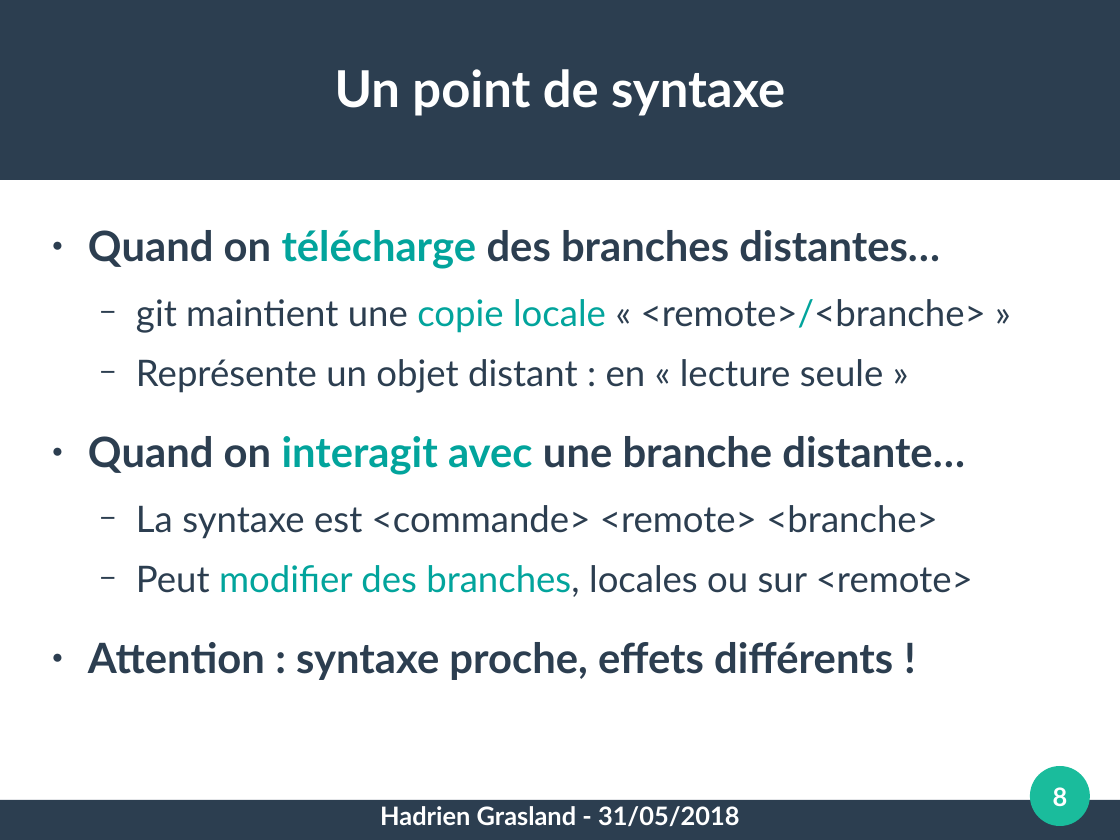
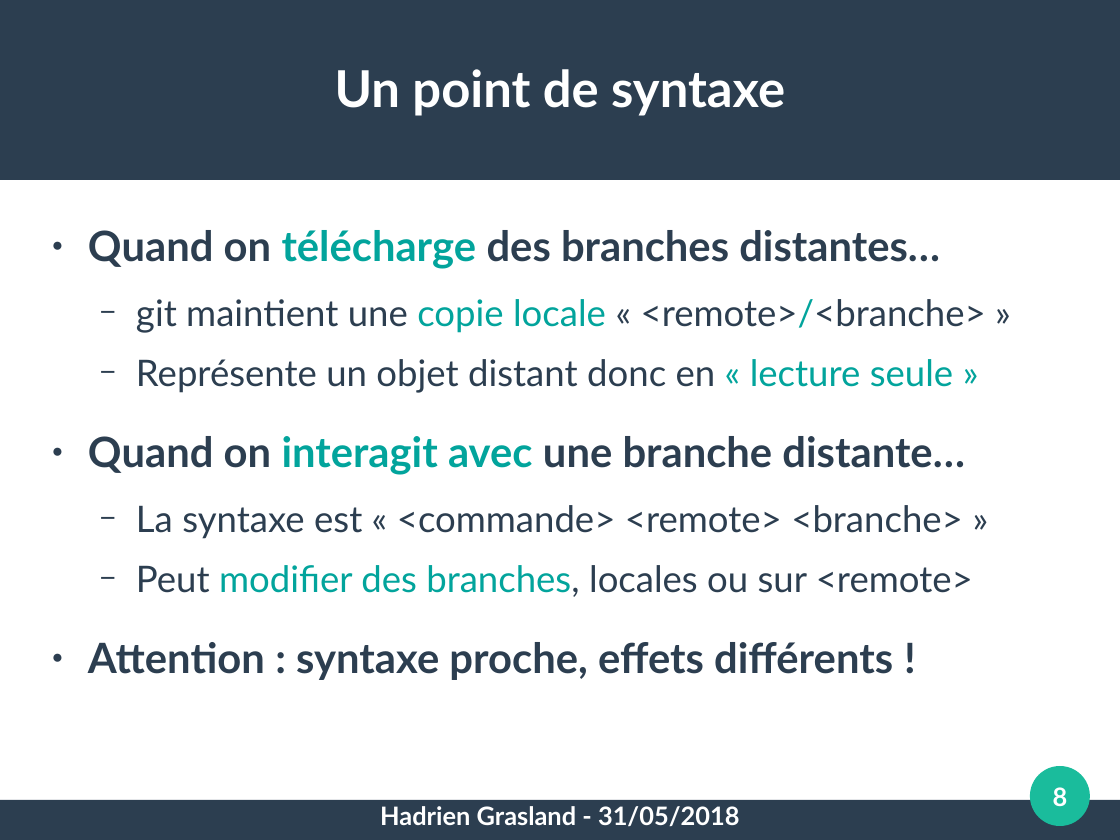
Before and after one commit to pushou/formation-git, a slide deck: slide 8 of 4-Distribution.odp. Drawn at 1120x840 pixels with LibreOffice and Linux fonts; fonts in the diff are those of the drawing. Boxes give left, top, right and bottom in pixels: in the first picture for what was removed or moved away, otherwise in the second. Text is boxed around its words. In the diff, an @@ line names an element or a change of style, - is before the commit and + after.

Commit message:
Clarifs syntaxes remote

```diff
--- a/4-Distribution.odp
+++ b/4-Distribution.odp
@@ text at bbox=[136, 359, 953, 393]: text changed @@
-  − Représente un objet distant : en « lecture seule »
+  − Représente un objet distant donc en « lecture seule »
@@ text at bbox=[136, 505, 963, 539]: text changed @@
-  − La syntaxe est <commande> <remote> <branche>
+  − La syntaxe est « <commande> <remote> <branche> »
```
Also in this commit, not shown: 1 other file.
